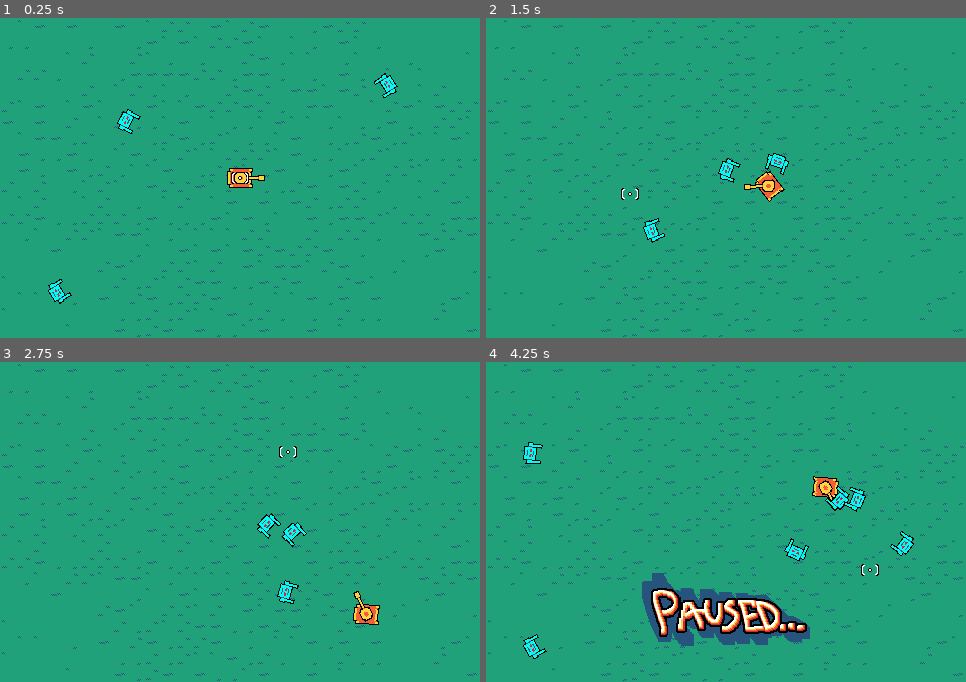
Above: before the commit, frames 1-4 (two rows, left to right).
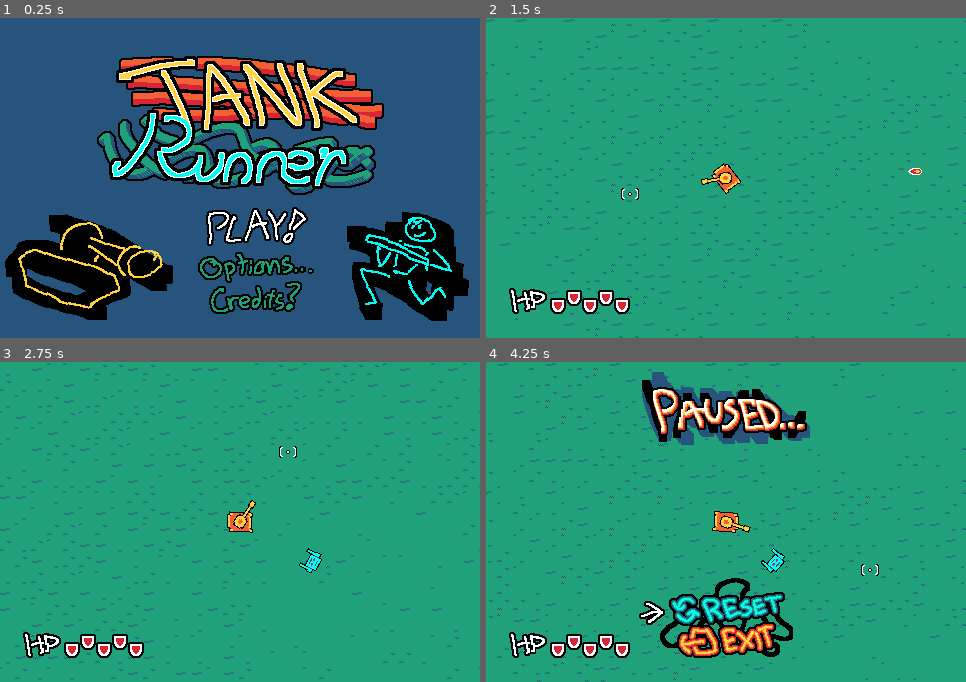
Above: after the commit, the same moments.

Repository: laffcat/jam_goed_palette
Game: Godot game, scene res://scenes/main_menu.tscn
Same seed, same stepped clock (60 frames per second), same inputs: the game is played once before the commit and once after it. Before the commit the project starts from res://scenes/top/game_topdown.tscn.
Inputs (mouse positions are in pixels of both pictures, inside the frame that each line leads up to):
- Up to frame 1 (0.25 s): no input
- Up to frame 2 (1.5 s): move the mouse to (831, 162) at 0.52 s; press the mouse at (831, 162) at 0.53 s; hold D (right) 0.53-1.28 s; tap Space (jump) at 0.77, 0.8, 1.07, 1.35 s; move the mouse to (630, 194) at 1.27 s; release the mouse at (630, 194) at 1.28 s; hold S (down) from 1.28 s (still down)
- Up to frame 3 (2.75 s): tap Space (jump) at 1.52, 1.82, 2.3 s; click (144, 538) at 1.55 s; move the mouse to (288, 451) at 2.02 s; release S (down) at 2.03 s; press the mouse at (288, 451) at 2.03 s; hold D (right) from 2.03 s (still down)
- Up to frame 4 (4.25 s): move the mouse to (702, 586) at 2.77 s; release D (right) at 2.78 s; release the mouse at (702, 586) at 2.78 s; hold W (up) 2.78-3.53 s; click (702, 586) at 2.85 s; tap Space (jump) at 3.02, 3.32 s; move the mouse to (870, 570) at 3.52 s; hold A (left) from 3.53 s (still down); hold Space (jump) from 3.53 s (still down); tap Escape (pause) at 4.15 s

The runs differ from the first frame. In frame 1, 96% of the frame differs, in the area x 0-100%, y 0-100%; in frame 2, 5.7%; in frame 3, 5.9%; in frame 4, 16%.

Commit message:
topdown game loop finished, menus built
phew

Diff:
--- a/project.godot
+++ b/project.godot
@@ -11,7 +11,7 @@
 [application]
 
 config/name="jam_goed_palette"
-run/main_scene="res://scenes/top/game_topdown.tscn"
+run/main_scene="res://scenes/main_menu.tscn"
 config/features=PackedStringArray("4.3", "GL Compatibility")
 config/icon="res://icon.svg"
 
@@ -78,6 +78,10 @@
 ]
 }
 
+[physics]
+
+common/physics_jitter_fix=0.7
+
 [rendering]
 
 textures/canvas_textures/default_texture_filter=0
--- /dev/null
+++ b/scenes/main_menu.tscn
@@ -0,0 +1,92 @@
+[gd_scene load_steps=14 format=3 uid="uid://bimxbvdwe2jyp"]
+
+[ext_resource type="Script" path="res://scripts/main_menu.gd" id="1_1oeix"]
+[ext_resource type="Texture2D" uid="uid://cjol4es857po1" path="res://sprites/menu/main_btn_play.png" id="1_wn5it"]
+[ext_resource type="Texture2D" uid="uid://dycqwulov6b4k" path="res://sprites/menu/main_btn_options.png" id="2_dxgqc"]
+[ext_resource type="Texture2D" uid="uid://bhk4db44cfl6y" path="res://sprites/menu/main_btn_credits.png" id="3_fv1x8"]
+[ext_resource type="Texture2D" uid="uid://cdn5dsp7rnotg" path="res://sprites/menu/main_deco_runner.png" id="4_jmd3q"]
+[ext_resource type="Script" path="res://scenes/menu_title.gd" id="5_877jm"]
+[ext_resource type="Script" path="res://scripts/misc/tilty_sprite.gd" id="5_x1y1h"]
+[ext_resource type="Script" path="res://scripts/menu_button.gd" id="6_0a46f"]
+[ext_resource type="Texture2D" uid="uid://cg7fq4oklxnc7" path="res://sprites/menu/main_deco_tank.png" id="6_kba0c"]
+[ext_resource type="Texture2D" uid="uid://bf0et8cc4j35b" path="res://sprites/menu/main_title.png" id="7_lsqjp"]
+[ext_resource type="Texture2D" uid="uid://bwrc5md3xw406" path="res://sprites/menu/main_btn_back.png" id="8_sd6as"]
+[ext_resource type="Script" path="res://scenes/menu_options.gd" id="11_8shur"]
+[ext_resource type="Script" path="res://scenes/menu_credits.gd" id="13_62rk0"]
+
+[node name="MainMenu" type="Node2D" node_paths=PackedStringArray("submenus")]
+script = ExtResource("1_1oeix")
+submenus = [NodePath("MenuTitle"), NodePath("MenuOptions"), NodePath("MenuCredits")]
+color_unselected = Color(0.129412, 0.631373, 0.47451, 1)
+
+[node name="ColorRect" type="ColorRect" parent="."]
+offset_right = 480.0
+offset_bottom = 320.0
+color = Color(0.14902, 0.329412, 0.486275, 1)
+
+[node name="MainDecoRunner" type="Sprite2D" parent="."]
+position = Vector2(408, 248)
+rotation = -0.0992256
+texture = ExtResource("4_jmd3q")
+script = ExtResource("5_x1y1h")
+tilt_mult = 0.1
+time_mult = 2.0
+
+[node name="MainDecoTank" type="Sprite2D" parent="."]
+position = Vector2(88, 248)
+rotation = 0.0992256
+texture = ExtResource("6_kba0c")
+script = ExtResource("5_x1y1h")
+tilt_mult = -0.1
+time_mult = 2.0
+
+[node name="MenuTitle" type="Node2D" parent="."]
+script = ExtResource("5_877jm")
+
+[node name="MainTitle" type="Sprite2D" parent="MenuTitle"]
+position = Vector2(240, 104)
+texture = ExtResource("7_lsqjp")
+
+[node name="MainBtnPlay" type="Sprite2D" parent="MenuTitle" node_paths=PackedStringArray("up", "down")]
+position = Vector2(256, 208)
+texture = ExtResource("1_wn5it")
+script = ExtResource("6_0a46f")
+btn_name = "Play"
+up = NodePath("../MainBtnCredits")
+down = NodePath("../MainBtnOptions")
+
+[node name="MainBtnOptions" type="Sprite2D" parent="MenuTitle" node_paths=PackedStringArray("up", "down")]
+modulate = Color(0.129412, 0.631373, 0.47451, 1)
+position = Vector2(256, 248)
+texture = ExtResource("2_dxgqc")
+script = ExtResource("6_0a46f")
+btn_name = "Options"
+up = NodePath("../MainBtnPlay")
+down = NodePath("../MainBtnCredits")
+
+[node name="MainBtnCredits" type="Sprite2D" parent="MenuTitle" node_paths=PackedStringArray("up", "down")]
+modulate = Color(0.129412, 0.631373, 0.47451, 1)
+position = Vector2(256, 280)
+texture = ExtResource("3_fv1x8")
+script = ExtResource("6_0a46f")
+btn_name = "Credits"
+up = NodePath("../MainBtnOptions")
+down = NodePath("../MainBtnPlay")
+
+[node name="MenuOptions" type="Node2D" parent="."]
+visible = false
+script = ExtResource("11_8shur")
+
+[node name="MainBtnBack" type="Sprite2D" parent="MenuOptions"]
+modulate = Color(0.129412, 0.631373, 0.47451, 1)
+position = Vector2(96, 160)
+texture = ExtResource("8_sd6as")
+
+[node name="MenuCredits" type="Node2D" parent="."]
+visible = false
+script = ExtResource("13_62rk0")
+
+[node name="MainBtnBack" type="Sprite2D" parent="MenuCredits"]
+modulate = Color(0.129412, 0.631373, 0.47451, 1)
+position = Vector2(96, 160)
+texture = ExtResource("8_sd6as")
--- /dev/null
+++ b/scenes/menu_credits.gd
@@ -0,0 +1,10 @@
+extends Node2D
+
+
+
+func activate():
+	visible = true
+	$"..".current_button = $MainBtnBack
+
+func deactivate():
+	visible = false
--- /dev/null
+++ b/scenes/menu_options.gd
@@ -0,0 +1,11 @@
+extends Node2D
+
+
+
+
+func activate():
+	visible = true
+	$"..".current_button = $MainBtnBack
+
+func deactivate():
+	visible = false
--- /dev/null
+++ b/scenes/menu_title.gd
@@ -0,0 +1,9 @@
+extends Node2D
+
+
+func activate():
+	visible = true
+	$"..".current_button = $MainBtnPlay
+
+func deactivate():
+	visible = false
--- a/scenes/top/game_topdown.gd
+++ b/scenes/top/game_topdown.gd
@@ -1,5 +1,8 @@
 extends Node2D
 
 
+
 func _ready() -> void:
+	randomize()
 	Globals.main = self
+	Globals.menu_current = null
--- a/scenes/top/game_topdown.tscn
+++ b/scenes/top/game_topdown.tscn
@@ -1,60 +1,165 @@
-[gd_scene load_steps=8 format=3 uid="uid://cdu14b4vpdt3x"]
+[gd_scene load_steps=17 format=3 uid="uid://cdu14b4vpdt3x"]
 
 [ext_resource type="Script" path="res://scenes/top/game_topdown.gd" id="1_35ae2"]
 [ext_resource type="Texture2D" uid="uid://dtxm4kmfhn5w6" path="res://sprites/cursor.png" id="1_s8r8c"]
 [ext_resource type="Script" path="res://scripts/cursor.gd" id="1_vkqsu"]
 [ext_resource type="PackedScene" uid="uid://dj2w2e4oam4c6" path="res://scenes/top/player/player_top_down.tscn" id="2_pi1rp"]
-[ext_resource type="PackedScene" uid="uid://bm61wxbwhwlhv" path="res://scenes/top/enemy_top/robit.tscn" id="3_cco87"]
 [ext_resource type="Texture2D" uid="uid://bjgg314c0noh6" path="res://sprites/menu/paused.png" id="4_4100a"]
+[ext_resource type="Script" path="res://scripts/top/camera.gd" id="4_tpic3"]
+[ext_resource type="Texture2D" uid="uid://de7rn0rr041v" path="res://sprites/menu/game_over.png" id="5_ary8n"]
+[ext_resource type="Texture2D" uid="uid://dh1itn3ng1btw" path="res://sprites/hud/hp_label.png" id="5_e6jtb"]
 [ext_resource type="PackedScene" uid="uid://cfleh6e3k6uei" path="res://scenes/top/grass.tscn" id="5_kbk52"]
+[ext_resource type="Script" path="res://scripts/top/menu_game_over.gd" id="5_npheh"]
+[ext_resource type="Texture2D" uid="uid://boehd7fjg826k" path="res://sprites/hud/hp.png" id="6_unjmp"]
+[ext_resource type="Texture2D" uid="uid://sh8bh6dfsedx" path="res://sprites/menu/pause_options.png" id="7_7vilc"]
+[ext_resource type="Script" path="res://scripts/top/menu_pause.gd" id="7_sqj87"]
+[ext_resource type="Script" path="res://scenes/top/spawner_point.gd" id="8_05q0r"]
+[ext_resource type="Texture2D" uid="uid://det3jsvylumql" path="res://sprites/menu/arrow.png" id="8_ry484"]
+
+[sub_resource type="RectangleShape2D" id="RectangleShape2D_5ml34"]
+size = Vector2(512, 352)
 
 [node name="Game" type="Node2D"]
 script = ExtResource("1_35ae2")
-
-[node name="Cursor" type="Sprite2D" parent="."]
-z_index = 50
-texture = ExtResource("1_s8r8c")
-script = ExtResource("1_vkqsu")
-
-[node name="Camera2D" type="Camera2D" parent="."]
-
-[node name="MenuPause" type="Node2D" parent="Camera2D"]
-visible = false
-
-[node name="Paused" type="Sprite2D" parent="Camera2D/MenuPause"]
-z_index = 100
-position = Vector2(0, 89)
-texture = ExtResource("4_4100a")
 
 [node name="Grass" type="Node2D" parent="."]
 
 [node name="TileMapLayer" parent="Grass" instance=ExtResource("5_kbk52")]
 
+[node name="TileMapLayer10" parent="Grass" instance=ExtResource("5_kbk52")]
+position = Vector2(-960, -640)
+
+[node name="TileMapLayer11" parent="Grass" instance=ExtResource("5_kbk52")]
+position = Vector2(-960, -320)
+
+[node name="TileMapLayer12" parent="Grass" instance=ExtResource("5_kbk52")]
+position = Vector2(-960, 0)
+
+[node name="TileMapLayer13" parent="Grass" instance=ExtResource("5_kbk52")]
+position = Vector2(-960, 320)
+
+[node name="TileMapLayer14" parent="Grass" instance=ExtResource("5_kbk52")]
+position = Vector2(-480, -640)
+
+[node name="TileMapLayer15" parent="Grass" instance=ExtResource("5_kbk52")]
+position = Vector2(0, -640)
+
+[node name="TileMapLayer16" parent="Grass" instance=ExtResource("5_kbk52")]
+position = Vector2(480, -640)
+
 [node name="TileMapLayer2" parent="Grass" instance=ExtResource("5_kbk52")]
-position = Vector2(-480, -320)
+position = Vector2(-480, 0)
 
 [node name="TileMapLayer3" parent="Grass" instance=ExtResource("5_kbk52")]
 position = Vector2(0, -320)
 
 [node name="TileMapLayer4" parent="Grass" instance=ExtResource("5_kbk52")]
-position = Vector2(-480, 0)
+position = Vector2(-480, -320)
+
+[node name="TileMapLayer5" parent="Grass" instance=ExtResource("5_kbk52")]
+position = Vector2(0, 320)
+
+[node name="TileMapLayer7" parent="Grass" instance=ExtResource("5_kbk52")]
+position = Vector2(480, 0)
+
+[node name="TileMapLayer8" parent="Grass" instance=ExtResource("5_kbk52")]
+position = Vector2(480, -320)
+
+[node name="TileMapLayer9" parent="Grass" instance=ExtResource("5_kbk52")]
+position = Vector2(480, 320)
+
+[node name="TileMapLayer6" parent="Grass" instance=ExtResource("5_kbk52")]
+position = Vector2(-480, 320)
+
+[node name="EnemyRoot" type="Node2D" parent="."]
 
 [node name="PlayerTopDown" parent="." instance=ExtResource("2_pi1rp")]
 
-[node name="CharacterBody2D" parent="." instance=ExtResource("3_cco87")]
-position = Vector2(-136, -69)
+[node name="Camera2D" type="Camera2D" parent="PlayerTopDown"]
+script = ExtResource("4_tpic3")
 
-[node name="CharacterBody2D2" parent="." instance=ExtResource("3_cco87")]
-position = Vector2(-204, 128)
+[node name="HUD" type="Node2D" parent="PlayerTopDown/Camera2D"]
 
-[node name="CharacterBody2D3" parent="." instance=ExtResource("3_cco87")]
-position = Vector2(169, -107)
+[node name="HpLabel" type="Sprite2D" parent="PlayerTopDown/Camera2D/HUD"]
+position = Vector2(-198, 123)
+texture = ExtResource("5_e6jtb")
 
-[node name="CharacterBody2D4" parent="." instance=ExtResource("3_cco87")]
-position = Vector2(556, 160)
+[node name="Hp1" type="Sprite2D" parent="PlayerTopDown/Camera2D/HUD"]
+position = Vector2(-168, 128)
+texture = ExtResource("6_unjmp")
+hframes = 2
 
-[node name="CharacterBody2D5" parent="." instance=ExtResource("3_cco87")]
-position = Vector2(-591, -194)
+[node name="Hp2" type="Sprite2D" parent="PlayerTopDown/Camera2D/HUD"]
+position = Vector2(-152, 120)
+texture = ExtResource("6_unjmp")
+hframes = 2
 
-[node name="CharacterBody2D6" parent="." instance=ExtResource("3_cco87")]
-position = Vector2(-586, 261)
+[node name="Hp3" type="Sprite2D" parent="PlayerTopDown/Camera2D/HUD"]
+position = Vector2(-136, 128)
+texture = ExtResource("6_unjmp")
+hframes = 2
+
+[node name="Hp4" type="Sprite2D" parent="PlayerTopDown/Camera2D/HUD"]
+position = Vector2(-120, 120)
+texture = ExtResource("6_unjmp")
+hframes = 2
+
+[node name="Hp5" type="Sprite2D" parent="PlayerTopDown/Camera2D/HUD"]
+position = Vector2(-104, 128)
+texture = ExtResource("6_unjmp")
+hframes = 2
+
+[node name="MenuGameOver" type="Node2D" parent="PlayerTopDown/Camera2D"]
+visible = false
+script = ExtResource("5_npheh")
+
+[node name="GameOver" type="Sprite2D" parent="PlayerTopDown/Camera2D/MenuGameOver"]
+position = Vector2(-8, -88)
+texture = ExtResource("5_ary8n")
+
+[node name="MenuPause" type="Node2D" parent="PlayerTopDown/Camera2D"]
+visible = false
+script = ExtResource("7_sqj87")
+
+[node name="Paused" type="Sprite2D" parent="PlayerTopDown/Camera2D/MenuPause"]
+z_index = 100
+position = Vector2(0, -112)
+texture = ExtResource("4_4100a")
+
+[node name="PauseOptions" type="Sprite2D" parent="PlayerTopDown/Camera2D/MenuPause"]
+position = Vector2(0, 96)
+texture = ExtResource("7_7vilc")
+
+[node name="Arrow" type="Sprite2D" parent="PlayerTopDown/Camera2D/MenuPause/PauseOptions"]
+position = Vector2(-40, -8)
+texture = ExtResource("8_ry484")
+offset = Vector2(-34, 3)
+
+[node name="Reset" type="Node2D" parent="PlayerTopDown/Camera2D/MenuPause/PauseOptions"]
+position = Vector2(-40, -8)
+
+[node name="Exit" type="Node2D" parent="PlayerTopDown/Camera2D/MenuPause/PauseOptions"]
+position = Vector2(-24, 24)
+
+[node name="AreaCamRadius" type="Area2D" parent="PlayerTopDown/Camera2D"]
+visible = false
+collision_layer = 0
+collision_mask = 32
+monitoring = false
+monitorable = false
+
+[node name="CollisionShape2D" type="CollisionShape2D" parent="PlayerTopDown/Camera2D/AreaCamRadius"]
+shape = SubResource("RectangleShape2D_5ml34")
+
+[node name="Cursor" type="Sprite2D" parent="PlayerTopDown/Camera2D"]
+z_index = 50
+texture = ExtResource("1_s8r8c")
+script = ExtResource("1_vkqsu")
+
+[node name="SpawnerPivot" type="Node2D" parent="PlayerTopDown/Camera2D"]
+
+[node name="SpawnerPoint" type="Node2D" parent="PlayerTopDown/Camera2D/SpawnerPivot"]
+position = Vector2(416, 0)
+script = ExtResource("8_05q0r")
+
+[connection signal="area_exited" from="PlayerTopDown/Camera2D/AreaCamRadius" to="PlayerTopDown/Camera2D" method="_on_area_cam_radius_area_exited"]
--- a/scenes/top/grass.tscn
+++ b/scenes/top/grass.tscn
@@ -23,6 +23,4 @@
 [node name="TileMapLayer" type="TileMapLayer"]
 tile_map_data = PackedByteArray("AAAAAAAAAAADAAAAAAAAAAEAAAAAAAAAAAAAAAIAAAAEAAAAAAAAAAMAAAACAAAAAAAAAAQAAAAEAAAAAAAAAA …(9520 unchanged characters)…
 tile_set = SubResource("TileSet_2yrxy")
-
-[node name="BottomRight" type="Node2D" parent="."]
-position = Vector2(480, 320)
+collision_enabled = false
--- a/scenes/top/player/player_top_down.tscn
+++ b/scenes/top/player/player_top_down.tscn
@@ -6,31 +6,45 @@
 [ext_resource type="Texture2D" uid="uid://bgslk3o2chisa" path="res://sprites/topdown/player/tank_top1.png" id="3_de8fb"]
 
 [sub_resource type="CircleShape2D" id="CircleShape2D_k116f"]
+radius = 7.0
+
+[sub_resource type="CircleShape2D" id="CircleShape2D_t6qry"]
 radius = 9.0
 
 [node name="PlayerTopDown" type="CharacterBody2D"]
-collision_mask = 6
+collision_mask = 2
 motion_mode = 1
 script = ExtResource("1_lgi77")
 
 [node name="SprTankBase" type="Sprite2D" parent="."]
 texture = ExtResource("1_cm6mw")
-hframes = 2
+hframes = 3
 
 [node name="TankTop" type="Node2D" parent="."]
 
 [node name="SprTankBarrel" type="Sprite2D" parent="TankTop"]
 position = Vector2(15, 0)
 texture = ExtResource("2_boecl")
-hframes = 2
+hframes = 3
 
 [node name="SprTankHead" type="Sprite2D" parent="TankTop"]
 texture = ExtResource("3_de8fb")
 offset = Vector2(0.5, 0)
-hframes = 2
+hframes = 3
 
 [node name="BulletSpawn" type="Node2D" parent="TankTop"]
 position = Vector2(24, 0)
 
 [node name="CollisionShape2D" type="CollisionShape2D" parent="."]
 shape = SubResource("CircleShape2D_k116f")
+
+[node name="AreaHurt" type="Area2D" parent="."]
+collision_layer = 0
+collision_mask = 2
+monitorable = false
+
+[node name="CollisionShape2D" type="CollisionShape2D" parent="AreaHurt"]
+shape = SubResource("CircleShape2D_t6qry")
+debug_color = Color(0.859312, 0.282512, 0.58466, 0.42)
+
+[connection signal="body_entered" from="AreaHurt" to="." method="_on_area_hurt_body_entered"]
--- /dev/null
+++ b/scenes/top/spawner_point.gd
@@ -0,0 +1,32 @@
+extends Node2D
+
+const ROBIT = preload("res://scenes/top/enemy_top/robit.tscn")
+const SPAWN_DELAY := 1.2
+
+var spawn_delay_mult := 1.0
+var spawning := true
+var active := true
+var clock := 0.0
+
+func pause(): active = false
+func unpause(): active = true
+
+
+func _ready():
+	Globals.paused.connect(pause)
+	Globals.unpaused.connect(unpause)
+
+
+func _process(delta: float) -> void:
+	if active:
+		clock -= delta
+		if clock <= 0:
+			spawn()
+			clock += SPAWN_DELAY * spawn_delay_mult
+
+
+func spawn():
+	$"..".rotate(deg_to_rad(randi_range(30, 100)))
+	var new_spawn : EnemyTop = ROBIT.instantiate()
+	$"../../../../EnemyRoot".add_child(new_spawn)
+	new_spawn.global_position = global_position
--- a/scripts/cursor.gd
+++ b/scripts/cursor.gd
@@ -9,4 +9,4 @@
 
 func _input(event):
 	if event is InputEventMouseMotion:
-		global_position = event.position - Globals.HALF_SCR
+		position = event.position - Globals.HALF_SCR
--- a/scripts/globals.gd
+++ b/scripts/globals.gd
@@ -11,7 +11,21 @@
 var player : CharacterBody2D
 var cursor : Cursor
 
-func _unhandled_input(event: InputEvent) -> void:
+#var menus_active := false
+var menu_current = null:
+	set(new):
+		if menu_current != null:
+			menu_current.deactivate()
+		if new != null:
+			new.activate()
+		menu_current = new
+
+
+#var menu_cursor_current = null
+
+func _input(event: InputEvent):
+	if menu_current != null:
+		menu_current.receive_input(event)
 	if event.is_action_pressed("pause"):
 		if !is_paused:
 			is_paused = true
--- /dev/null
+++ b/scripts/main_menu.gd
@@ -0,0 +1,55 @@
+extends Node2D
+
+
+@export var submenus : Array[Node2D]
+@export var color_unselected : Color
+
+enum Sub {TITLE, OPTIONS, CREDITS}
+var current_submenu : Sub :
+	set(new_sub):
+		if active:
+			submenus[current_submenu].deactivate()
+			submenus[new_sub].activate()
+			current_submenu = new_sub
+@onready var current_button : Node2D = $MenuTitle/MainBtnPlay :
+	set(new_btn):
+		if active:
+			current_button.modulate = color_unselected
+			current_button = new_btn
+			current_button.modulate = Color.WHITE
+
+var active := false
+
+func activate():
+	active = true
+	visible = true
+	current_submenu = Sub.TITLE
+
+func deactivate():
+	visible = false
+
+func receive_input(event: InputEvent):
+	match current_submenu:
+		Sub.TITLE:
+			if event.is_action_pressed("up"):
+				current_button = current_button.up
+			if event.is_action_pressed("down"):
+				current_button = current_button.down
+			if event.is_action_pressed("jump"):
+				match current_button.btn_name:
+					"Play":
+						get_tree().change_scene_to_file("res://scenes/top/game_topdown.tscn")
+					"Options":
+						current_submenu = Sub.OPTIONS
+					"Credits":
+						current_submenu = Sub.CREDITS
+		Sub.OPTIONS:
+			if event.is_action_pressed("jump"):
+				current_submenu = Sub.TITLE
+		Sub.CREDITS:
+			if event.is_action_pressed("jump"):
+				current_submenu = Sub.TITLE
+
+
+
+func _ready(): Globals.menu_current = self
--- /dev/null
+++ b/scripts/menu_button.gd
@@ -0,0 +1,8 @@
+extends Sprite2D
+
+
+@export var btn_name : String
+@export var up : Node2D
+@export var down : Node2D
+@export var left : Node2D
+@export var right : Node2D
--- /dev/null
+++ b/scripts/misc/tilty_sprite.gd
@@ -0,0 +1,10 @@
+@tool
+extends Sprite2D
+
+@export var tilt_mult := 1.0
+@export var time_mult := 1.0
+var clock := 0.0
+
+func _process(delta):
+	clock += delta
+	rotation = sin(clock * time_mult) * tilt_mult
--- /dev/null
+++ b/scripts/top/camera.gd
@@ -0,0 +1,33 @@
+extends Camera2D
+
+
+const TILE_SIZE := Vector2i(480, 320)
+
+var bg_tile_current := Vector2i.ZERO
+@onready var bg_tiles_root: Node2D = $"../../Grass"
+
+# deprecated, we dont need to delete grass chunks if we're only using one chunks type
+func _on_area_cam_radius_area_exited(area: Area2D): pass # area.get_parent().queue_free()
+
+
+func _process(delta : float):
+	var new_tile := get_current_bg_tile()
+	if new_tile != bg_tile_current:
+		var tile_diff := new_tile - bg_tile_current
+		loop_bg(tile_diff)
+		bg_tile_current = new_tile
+
+
+func get_current_bg_tile() -> Vector2i:
+	# Divide position data to get current "tile", which essentially points to edges/corners between grass.tscn chunks.
+	# Used to spawn in tiles.
+	var out := Vector2i(
+		global_position.x / (TILE_SIZE.x) ,
+		global_position.y / (TILE_SIZE.y) )
+	#print(str(out))
+	return out
+
+func loop_bg(tile_diff):
+	bg_tiles_root.position += Vector2(
+		tile_diff.x * TILE_SIZE.x ,
+		tile_diff.y * TILE_SIZE.y )
--- /dev/null
+++ b/scripts/top/menu_game_over.gd
@@ -0,0 +1,11 @@
+extends Node2D
+
+func activate():
+	visible = true
+
+func deactivate():
+	visible = false
+
+func receive_input(event: InputEvent):
+	if event.is_action_pressed("jump"):
+		get_tree().reload_current_scene()
--- /dev/null
+++ b/scripts/top/menu_pause.gd
@@ -0,0 +1,28 @@
+extends Node2D
+
+
+enum Opt {RESET, EXIT}
+var current : Opt = Opt.RESET
+
+func activate():
+	visible = true
+	$PauseOptions/Arrow.position = $PauseOptions/Reset.position
+	current = Opt.RESET
+
+func deactivate():
+	visible = false
+
+func receive_input(event: InputEvent):
+	match current:
+		Opt.RESET:
+			if event.is_action_pressed("jump"):
+				get_tree().reload_current_scene()
+			if event.is_action_pressed("up") or event.is_action_pressed("down"):
+				current = Opt.EXIT
+				$PauseOptions/Arrow.position = $PauseOptions/Exit.position
+		Opt.EXIT:
+			if event.is_action_pressed("jump"):
+				get_tree().change_scene_to_file("res://scenes/main_menu.tscn")
+			if event.is_action_pressed("up") or event.is_action_pressed("down"):
+				current = Opt.RESET
+				$PauseOptions/Arrow.position = $PauseOptions/Reset.position
--- a/scripts/top/player/player_top.gd
+++ b/scripts/top/player/player_top.gd
@@ -10,33 +10,54 @@
 var speed_current := 0.0
 var vel_dir := Vector2.ZERO
 var tween_shoot : Tween
+var can_shoot := true
+
+var hp := 5
+var invuln := true
 
 var active := true
 
+@onready var hud_hp_pts : Array[Sprite2D] = [
+	$Camera2D/HUD/Hp1	,
+	$Camera2D/HUD/Hp2	,
+	$Camera2D/HUD/Hp3	,
+	$Camera2D/HUD/Hp4	,
+	$Camera2D/HUD/Hp5	]
+
+@onready var sprites : Array[Sprite2D] = [
+	$SprTankBase			,
+	$TankTop/SprTankBarrel	,
+	$TankTop/SprTankHead	]
+
+func sprite(frame : int): for each in sprites: each.frame = frame
+
+
 func pause():
 	active = false
-	$"../Camera2D/MenuPause".visible = true
+	Globals.menu_current = $Camera2D/MenuPause
 func unpause():
 	active = true
-	$"../Camera2D/MenuPause".visible = false
+	Globals.menu_current = null
 
 func _ready():
 	Globals.paused.connect(pause)
 	Globals.unpaused.connect(unpause)
 	Globals.player = self
+	await get_tree().create_timer(.1).timeout
+	invuln = false
 
 
 func _process(delta: float) -> void:
-	if active:
+	if active and hp > 0:
 		$TankTop.rotation = global_position.direction_to(Globals.cursor.global_position).angle()
-		if Input.is_action_just_pressed("atk1"): shoot()
+		if Input.is_action_pressed("atk1"): shoot()
 
 
 func _physics_process(delta: float) -> void:
 
 	if active:
 		var direction := Input.get_vector("left", "right", "up", "down")
-		if direction:
+		if direction and hp > 0:
 			speed_current = lerp(speed_current, MAX_SPEED, ACCEL * delta)
 			vel_dir = lerp(vel_dir, direction, TURNING * delta)
 		else:
@@ -50,6 +71,9 @@
 
 
 func shoot():
+	if !can_shoot or hp <= 0: return
+	can_shoot = false
+
 	if tween_shoot: tween_shoot.kill()
 	tween_shoot = create_tween()
 	$TankTop/SprTankBarrel.position.x = 8.5
@@ -60,9 +84,32 @@
 	new_bullet.dir = global_position.direction_to($TankTop/BulletSpawn.global_position)
 	new_bullet.global_position = $TankTop/BulletSpawn.global_position
 
+	await get_tree().create_timer(.6).timeout
+	can_shoot = true
 
+func hurt():
+	if invuln: return
+	invuln = true
+	sprite(1)
+	hp -= 1
+	update_hp_meter()
+	await get_tree().create_timer(1.2).timeout
+	if hp > 0:
+		invuln = false
+		sprite(0)
+	else:
+		sprite(2)
+		await get_tree().create_timer(.6).timeout
+		Globals.menu_current = $Camera2D/MenuGameOver
 
+func update_hp_meter():
+	for each in 6:
+		if each > hp:
+			hud_hp_pts[each - 1].frame = 1
 
+func _on_area_hurt_body_entered(body: Node2D) -> void:
+	if body is EnemyTop and body.global_position.distance_to(global_position) < 20:
+		hurt()
 
 
 
Binary file added: _working/hud.ase
Binary file added: _working/mainmenu.aseprite
Not shown: 1 places in scenes/top/player/player_top_down.tscn that only renumber resources
Binary file added: sprites/hud/arrow.png
Not shown, added: sprites/hud/arrow.png.import
Binary file added: sprites/hud/hp.png
Not shown, added: sprites/hud/hp.png.import
Binary file added: sprites/hud/hp_label.png
Not shown, added: sprites/hud/hp_label.png.import
Binary file added: sprites/menu/arrow.png
Not shown, added: sprites/menu/arrow.png.import
Binary file added: sprites/menu/game_over.png
(and 23 more such lines)
